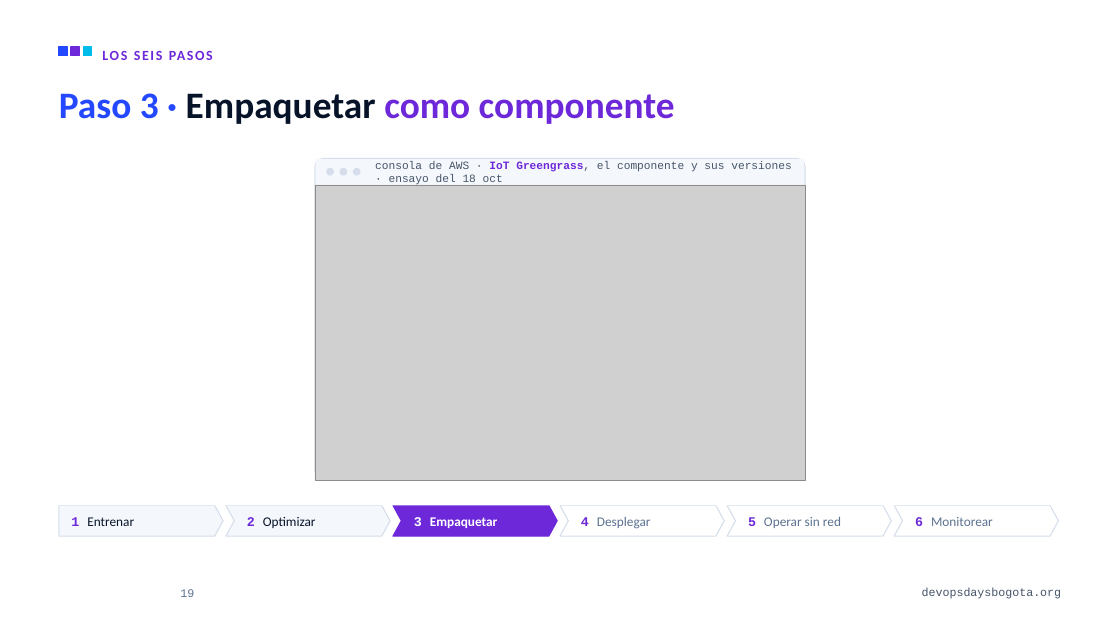
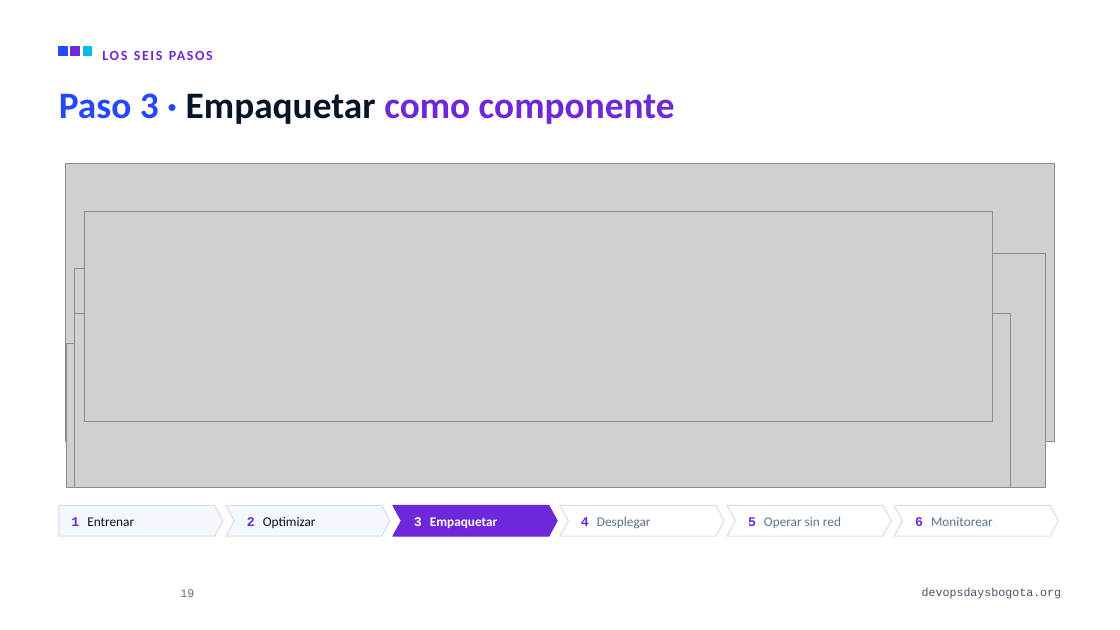
Before and after one commit to alejandro945/mlops-a-ciegas, a slide deck: slide 19 of talk/MLOps-a-ciegas-DevOpsDays-Bogota-2026.pptx. Drawn at 1120x630 pixels with LibreOffice and Linux fonts; fonts in the diff are those of the drawing; grey boxes stand for pictures; background and template pictures are left out. Boxes give left, top, right and bottom in pixels: in the first picture for what was removed or moved away, otherwise in the second. Text is boxed around its words. In the diff, an @@ line names an element or a change of style, - is before the commit and + after.

```diff
--- a/talk/MLOps-a-ciegas-DevOpsDays-Bogota-2026.pptx
+++ b/talk/MLOps-a-ciegas-DevOpsDays-Bogota-2026.pptx
@@ picture added at box(66, 163, 1055, 442) @@
@@ group removed at box(0, 133, 1120, 505): 4 rounded rectangles, 2 rectangles, 1 text @@
-consola de AWS · IoT Greengrass, el componente y sus versiones · ensayo del 18 oct
@@ picture added at box(84, 212, 992, 421) @@
@@ picture added at box(74, 268, 763, 488) @@
@@ picture: place and size @@
-picture at box(315, 185, 805, 480)
+picture at box(313, 253, 1046, 488)
@@ picture added at box(74, 313, 1010, 488) @@
@@ picture added at box(66, 344, 1046, 488) @@
```
Also in this commit, not shown: 7 other slides changed, 2 slides added, 1 slide removed, 10 other files.
